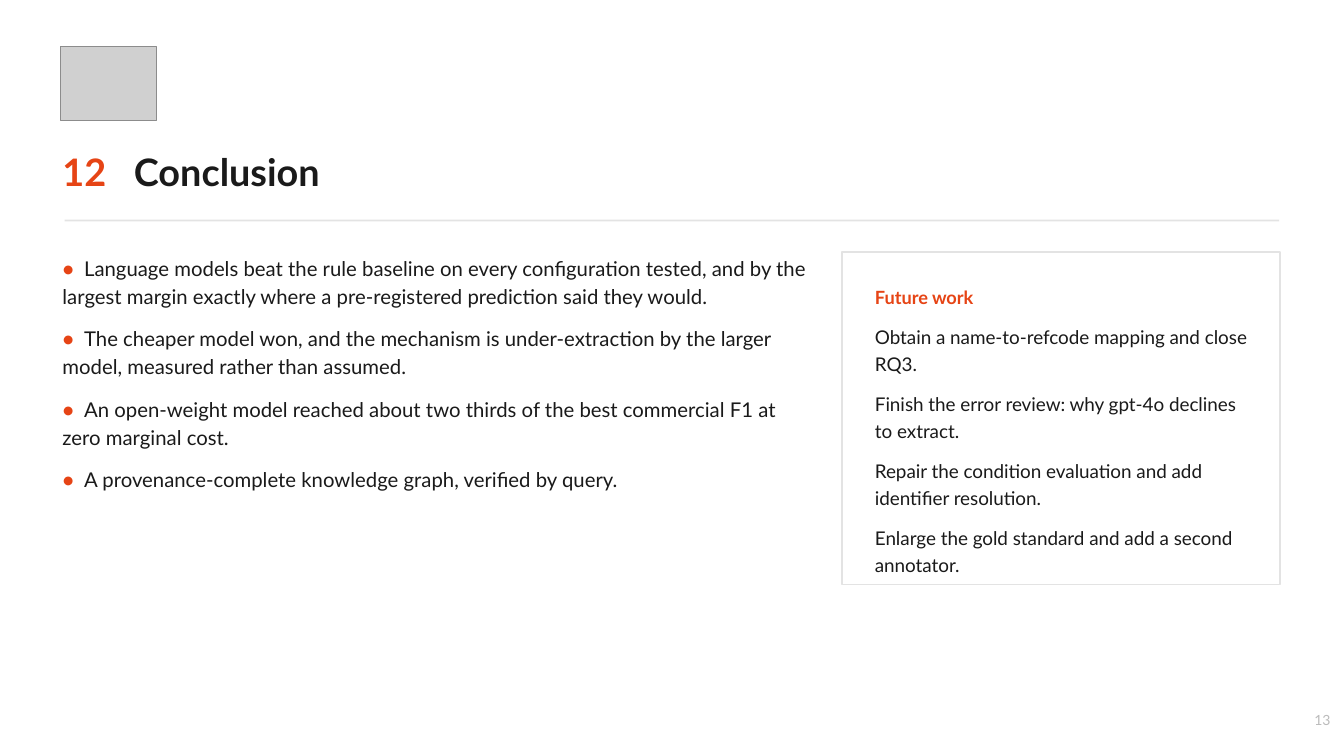
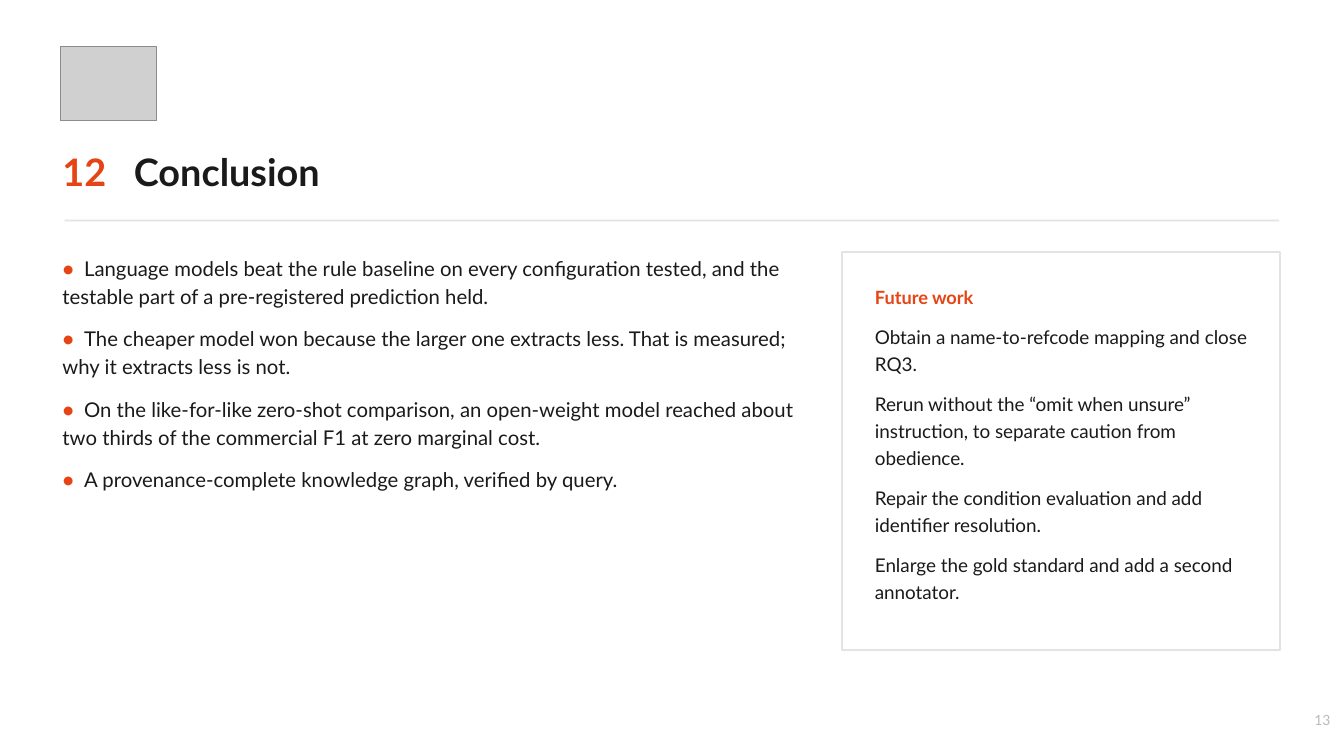
Before and after one commit to vivekdhakasd12/mof-synthesis-knowledge-graph, a slide deck: slide 13 of presentation/Case_Study_2_Final_Presentation.pptx. Drawn at 1344x756 pixels with LibreOffice and Linux fonts; fonts in the diff are those of the drawing; grey boxes stand for pictures. Boxes give left, top, right and bottom in pixels: in the first picture for what was removed or moved away, otherwise in the second. Text is boxed around its words. In the diff, an @@ line names an element or a change of style, - is before the commit and + after.

```diff
--- a/presentation/Case_Study_2_Final_Presentation.pptx
+++ b/presentation/Case_Study_2_Final_Presentation.pptx
@@ text at (x1=62, y1=261, x2=793, y2=449): text changed @@
-• Language models beat the rule baseline on every configuration tested, and by the largest margin exactly where a pre-registered prediction said they would.
-• The cheaper model won, and the mechanism is under-extraction by the larger model, measured rather than assumed.
-• An open-weight model reached about two thirds of the best commercial F1 at zero marginal cost.
+• Language models beat the rule baseline on every configuration tested, and the testable part of a pre-registered prediction held.
+• The cheaper model won because the larger one extracts less. That is measured; why it extracts less is not.
+• On the like-for-like zero-shot comparison, an open-weight model reached about two thirds of the commercial F1 at zero marginal cost.
@@ rectangle resized from (x1=842, y1=252, x2=1280, y2=585) to (x1=842, y1=252, x2=1280, y2=650) @@
@@ text at (x1=875, y1=396, x2=1191, y2=465): text changed @@
-Finish the error review: why gpt-4o declines to extract.
+Rerun without the “omit when unsure” instruction, to separate caution from obedience.
```
Also in this commit, not shown: 2 other slides changed, 3 other files.
